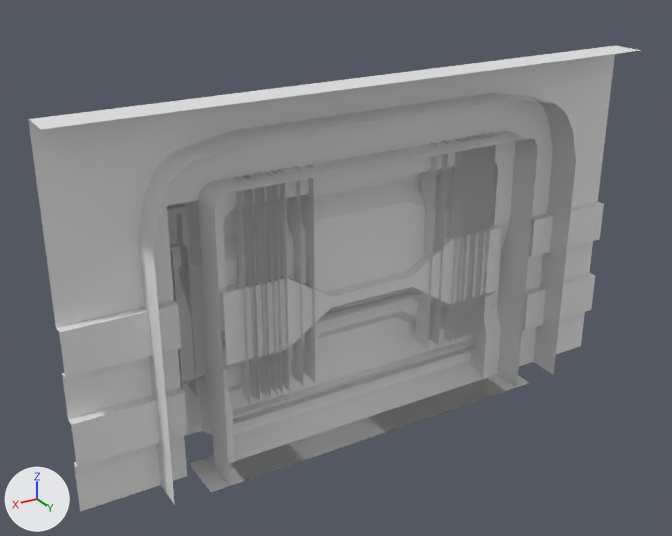
The FBX model OMH_Proto/Assets/[Project]/Visuals/ENV/ENV_Decor/ENV_Door/ENV_Airlock/ENV_Objective_Airlock.fbx, before and after one commit.
Both versions are drawn from a 50 mm lens placed at (5.13, 7.45, 5.91), pointed at (0.3, -0.59, 1.88). Lighting does not change. The marker at lower left points along +X, +Y and +Z.

Objects in the first picture: 'AirlockDoor', 'AirlockFrame'.
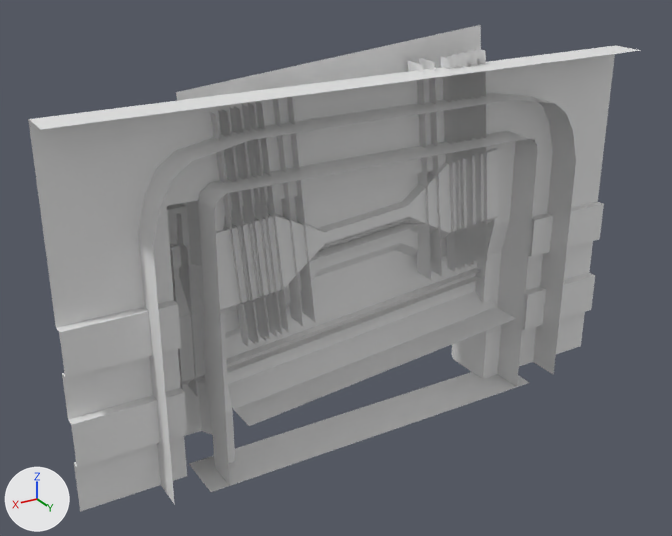
Changed parts and their boxes [x1, y1, x2, y2] in the pictures (672 x 536 px):
'AirlockDoor', moved, turned
    before: [221, 132, 503, 481]
    after: [176, 25, 516, 426]

What changed in the scene script:
```text
Change ob_airlockdoor:
    ob_airlockdoor.location: (0.0, 0.0, 0.0) -> (-0.07, 0.0, 0.81)
    ob_airlockdoor.rotation_euler: (0.0, 0.0, 0.0) -> (0.0, 0.0933, 0.0)  # degrees (0, 0, 0) -> degrees (0, 5.3, 0)
```
